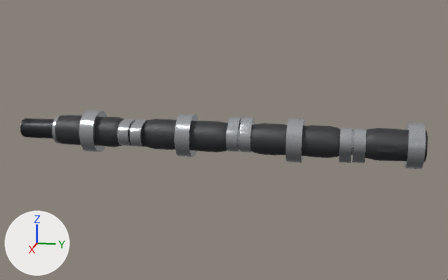
The glTF model public/parts/camshaft-right.glb: old version first, new version second.
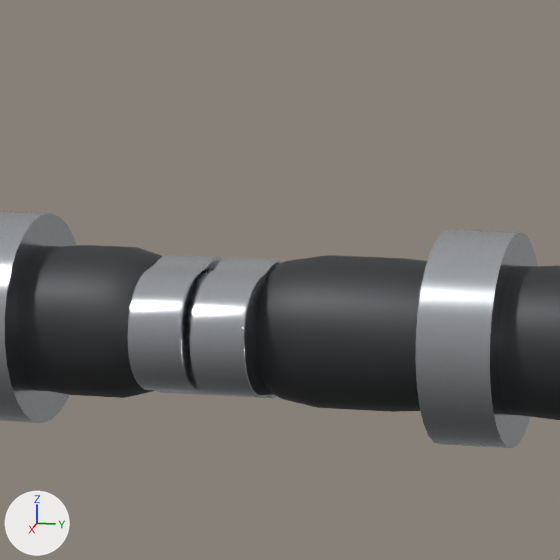
The first picture shows the older version from a 50 mm camera at (932.0, 80.0, 157.0) aimed at (290.0, -48.0, -4.0). The close-ups show the older and then the newer version on the part from 21% to 45% of the width and 24% to 64% of the height of that picture. Only the edits that show in the close-ups are written down. Arrows for +X, +Y and +Z are at lower left; the lights stay in place. Where no turn or scale is listed for an object, it has been applied to the vertices. Vertices at exactly the same position are counted once.

Before the edit, the objects in view are built like this:
```python
me_mesh_0 = bpy.data.meshes.new('Mesh_0')
me_mesh_0.from_pydata(...)  # 2316 vertices, 4576 faces; spans x -23.0..23.0, y -199.0..199.0, z -23.0..23.0
me_mesh_0.materials.append(mat_polishedsteel)  # light grey #c9ccd0
me_mesh_1 = bpy.data.meshes.new('Mesh_1')
me_mesh_1.from_pydata(...)  # 798 vertices, 1336 faces; spans x -17.0..17.0, y -198.0..198.0, z -17.0..17.0
me_mesh_1.materials.append(mat_forgeddark)  # dark grey #4a4b4d
ob_camshaft_right_forgeddark = bpy.data.objects.new('camshaft-right:forgedDark', me_mesh_1)
ob_camshaft_right_forgeddark.location = (292.7, -37.5, 0.0)
ob_camshaft_right_polishedsteel = bpy.data.objects.new('camshaft-right:polishedSteel', me_mesh_0)
ob_camshaft_right_polishedsteel.location = (292.0, -40.8, 0.0)
```
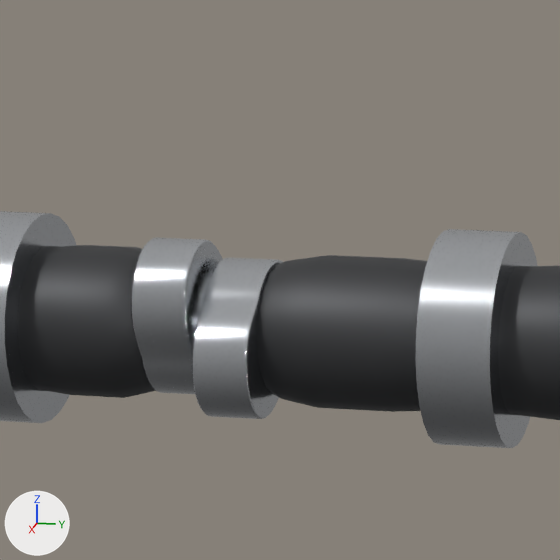
Pixel boxes [x1, y1, x2, y2] of what changed, in the close-ups (560 x 560 px; the box of a moved part takes in the faces that stretch with it):
part 1 of me_mesh_0, moved or reshaped: before [189, 258, 283, 398]; after [192, 258, 283, 419]
part 2 of me_mesh_0, moved or reshaped: before [127, 255, 223, 395]; after [131, 238, 223, 394]

What the commit changed:
me_mesh_0 has 2316 vertices, 4576 faces and spans x -23.0..23.0, y -199.0..199.0, z -23.0..23.0.
me_mesh_0 is used by ob_camshaft_right_polishedsteel; location (292.0, -40.8, 0.0).
me_mesh_0 part 1: the loose piece of 322 vertices spanning x -15.0..23.0, y -106.0..-94.0, z -15.0..15.0 is turned 32.7 degrees about the y axis through the mesh origin.
me_mesh_0 part 2: the loose piece of 322 vertices spanning x -15.0..23.0, y -120.0..-108.0, z -15.0..15.0 is turned -43.2 degrees about the y axis through the mesh origin.
